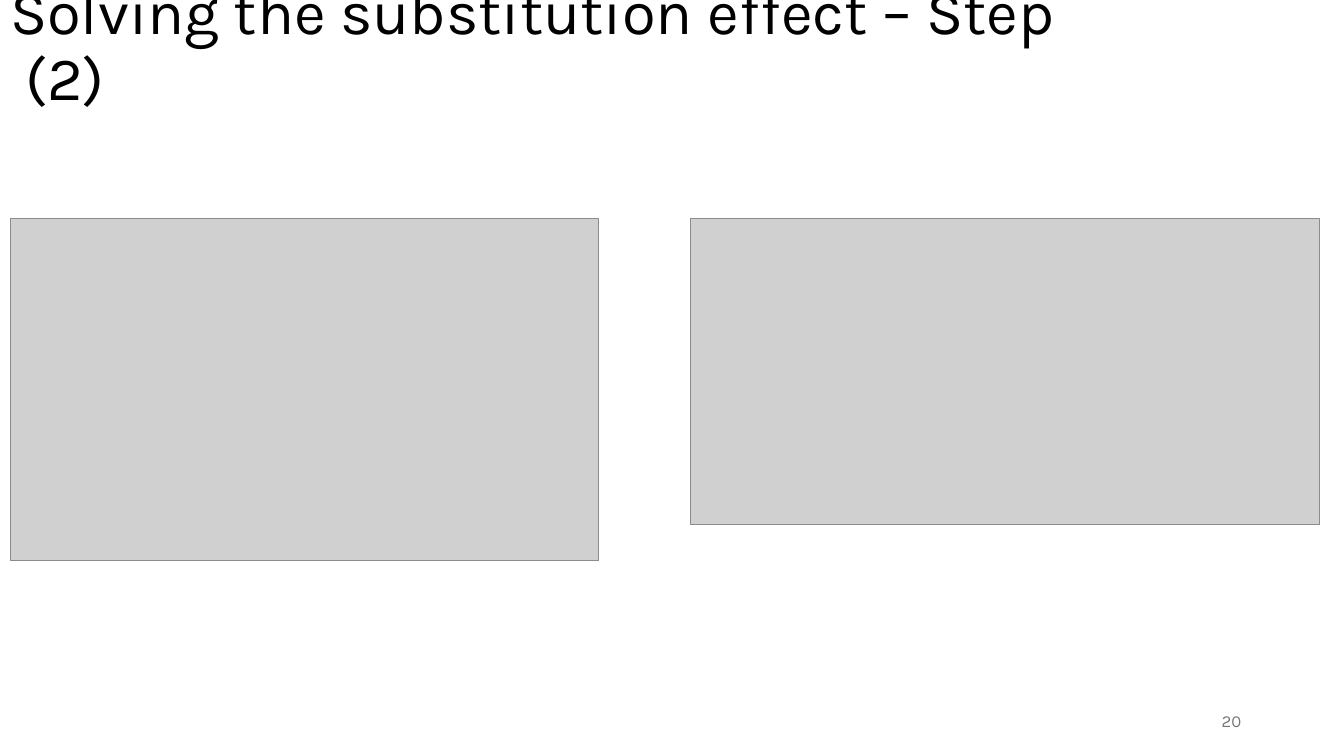
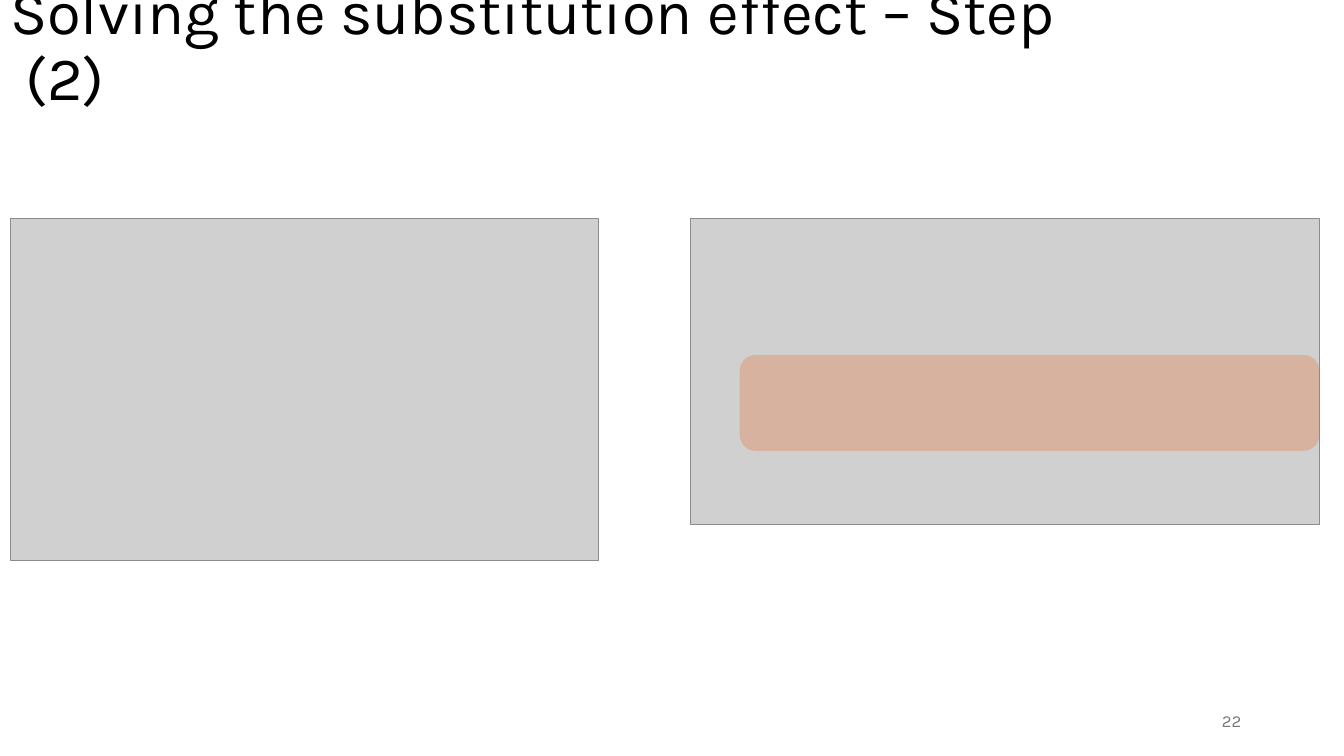
Before and after one commit to omroot/d2l_pytorch, a slide deck: slide 22 of mylearnings/mylecturenotes/ML4AM_Ch6_FeatureImportance.pptx (slide 20 before the commit). Drawn at 1344x756 pixels with LibreOffice and Linux fonts; fonts in the diff are those of the drawing; grey boxes stand for pictures. Boxes give left, top, right and bottom in pixels: in the first picture for what was removed or moved away, otherwise in the second. Text is boxed around its words. In the diff, an @@ line names an element or a change of style, - is before the commit and + after.

```diff
--- a/mylearnings/mylecturenotes/ML4AM_Ch6_FeatureImportance.pptx
+++ b/mylearnings/mylecturenotes/ML4AM_Ch6_FeatureImportance.pptx
@@ rounded rectangle added at (740, 355, 1320, 451), fill #E97132 at 31% opacity @@
@@ page number at (1222, 716, 1241, 727): text changed @@
-20
+22
```
Also in this commit, not shown: 9 other slides changed, 2 slides added.
